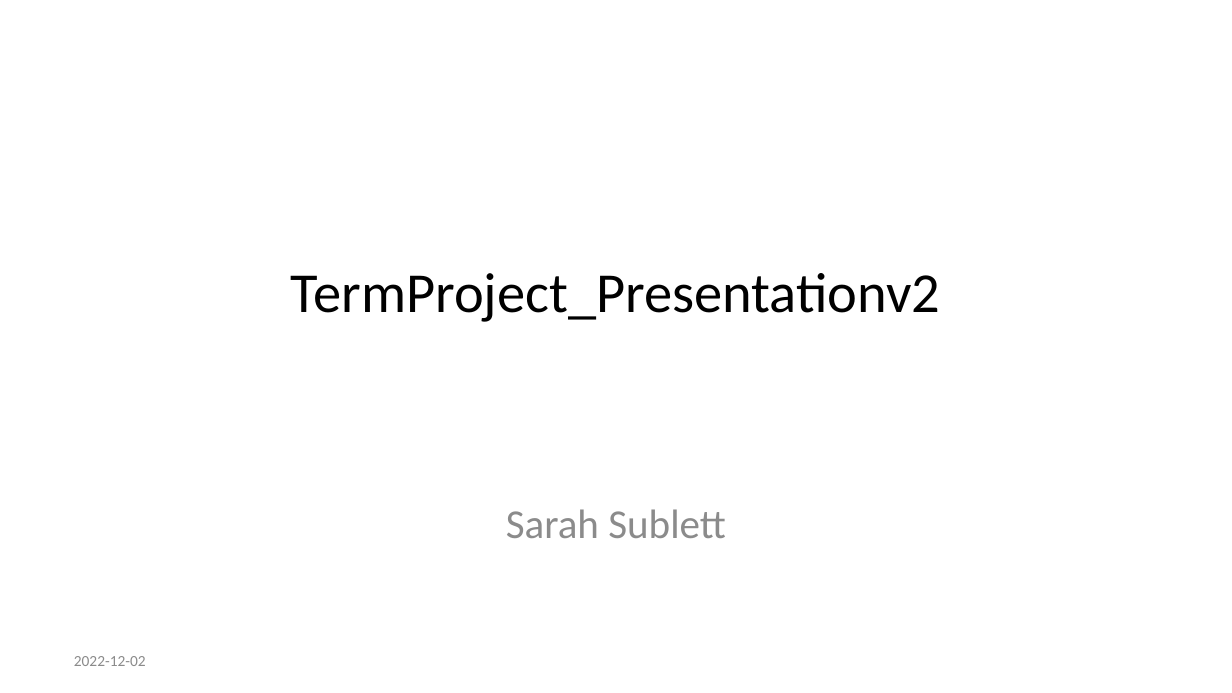
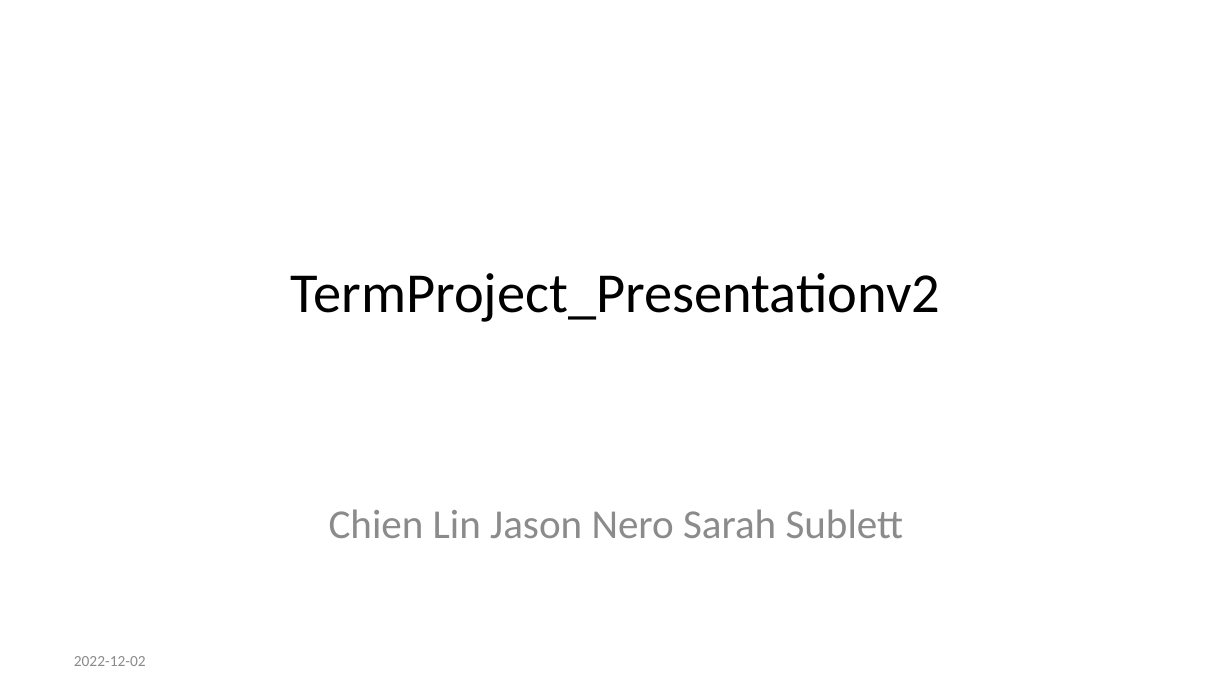
Before and after one commit to jason-nero/project-1, a slide deck: slide 1 of TermProject_Presentationv3.pptx. Drawn at 1232x693 pixels with LibreOffice and Linux fonts; fonts in the diff are those of the drawing. Boxes give left, top, right and bottom in pixels: in the first picture for what was removed or moved away, otherwise in the second. Text is boxed around its words. In the diff, an @@ line names an element or a change of style, - is before the commit and + after.

```diff
--- a/TermProject_Presentationv3.pptx
+++ b/TermProject_Presentationv3.pptx
@@ subtitle at <box>329,509,904,538</box>: text changed @@
-Sarah Sublett
+Chien Lin Jason Nero Sarah Sublett
```
Also in this commit, not shown: 6 other slides changed, 2 slides added, 2 slides removed, 1 other file.
